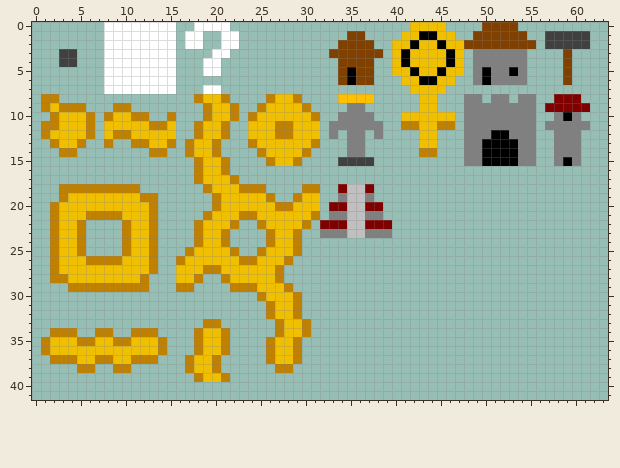
Two states of a pixel-art sprite, sprites/tilesheet.png. Above is the file before it was changed.
The file is 64x64 pixels. Shown: x 0..63, y 0..41.
The same view after the edit:
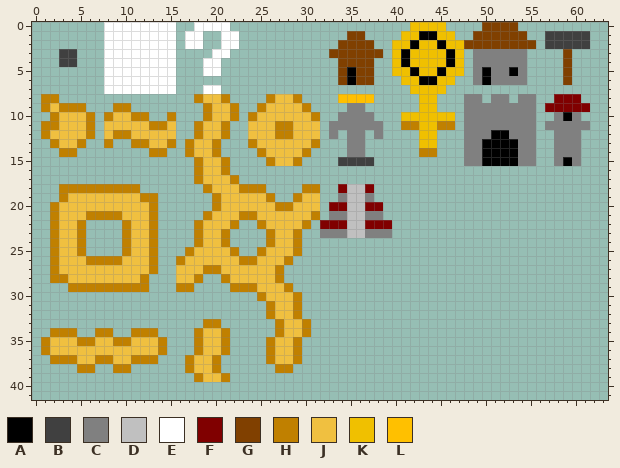
Palette (. is transparent): A #000000  B #404040  C #808080  D #c0c0c0  E #ffffff  F #800000  G #804000  H #c08000  J #f0c040  K #f0c000  L #ffc000
Change:
Colour K becomes colour J in row 8 at x 19 to 20 and 27 to 28; in row 9 at x 2, 20 to 21 and 26 to 29; in row 10 at x 3 to 5, 9 to 10, 20 to 21 and 25 to 30; in row 11 at x 3 to 5, 8 to 12, 15, 19 to 20, 24 to 26 and 29 to 31; in row 12 at x 2 to 5, 8, 11 to 15, 19 to 20, 24 to 26 and 29 to 31; in row 13 at x 3 to 4, 13 to 14, 18 to 19 and 25 to 30.
Colour K becomes colour J in row 14 at x 18 to 19 and 26 to 29; in row 15 at x 19 to 20 and 27 to 28; in row 16 at x 19 to 20; in row 17 at x 19 to 21; in row 18 at x 20 to 22; in row 19 at x 4 to 11, 21 to 25 and 30 to 31.
Colour K becomes colour J in row 20 at x 3 to 12, 21 to 26 and 29 to 31; in row 21 at x 3 to 5, 10 to 12, 20 to 22 and 25 to 30; in row 22 at x 3 to 4, 11 to 12, 19 to 21 and 26 to 29; in rows 23 to 24 at x 3 to 4, 11 to 12, 19 to 20 and 27 to 28; in row 25 at x 3 to 4, 11 to 12, 18 to 21 and 26 to 28; in row 26 at x 3 to 5, 10 to 12, 17 to 22 and 25 to 27.
Colour K becomes colour J in row 27 at x 3 to 12, 16 to 18 and 21 to 26; in row 28 at x 4 to 11, 16 to 17 and 22 to 26; in row 29 at x 25 to 27; in row 30 at x 26 to 28; in rows 31 to 32 at x 27 to 28; in row 33 at x 28 to 29.
Colour K becomes colour J in row 34 at x 19 to 20 and 28 to 29; in row 35 at x 2 to 4, 7 to 8, 11 to 13, 19 to 20 and 27 to 28; in row 36 at x 2 to 13, 19 to 20 and 27 to 28; in row 37 at x 5 to 6, 9 to 10, 18 to 19 and 27 to 28; in row 38 at x 18 to 19; in row 39 at x 19 to 20.
